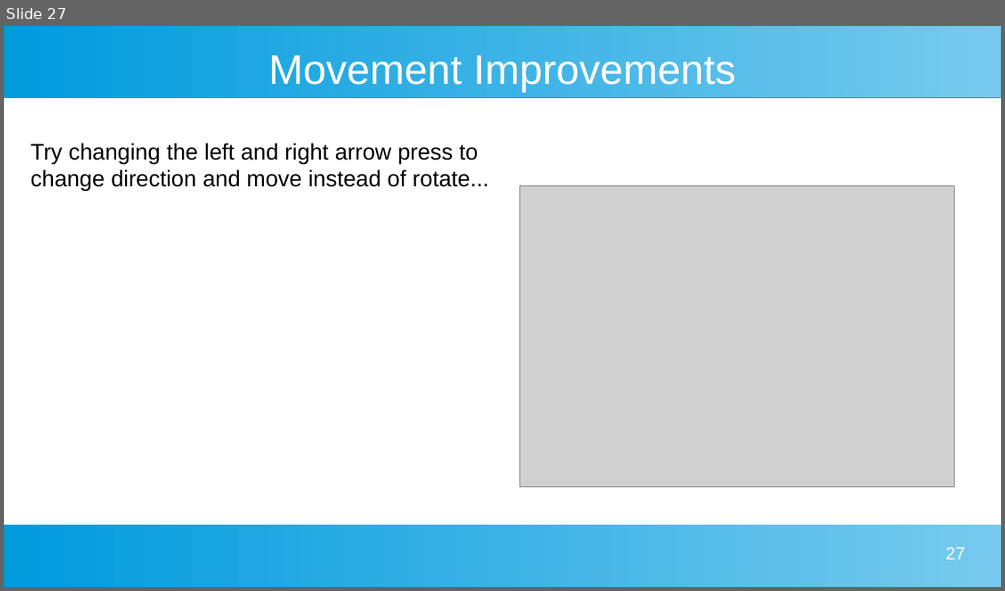
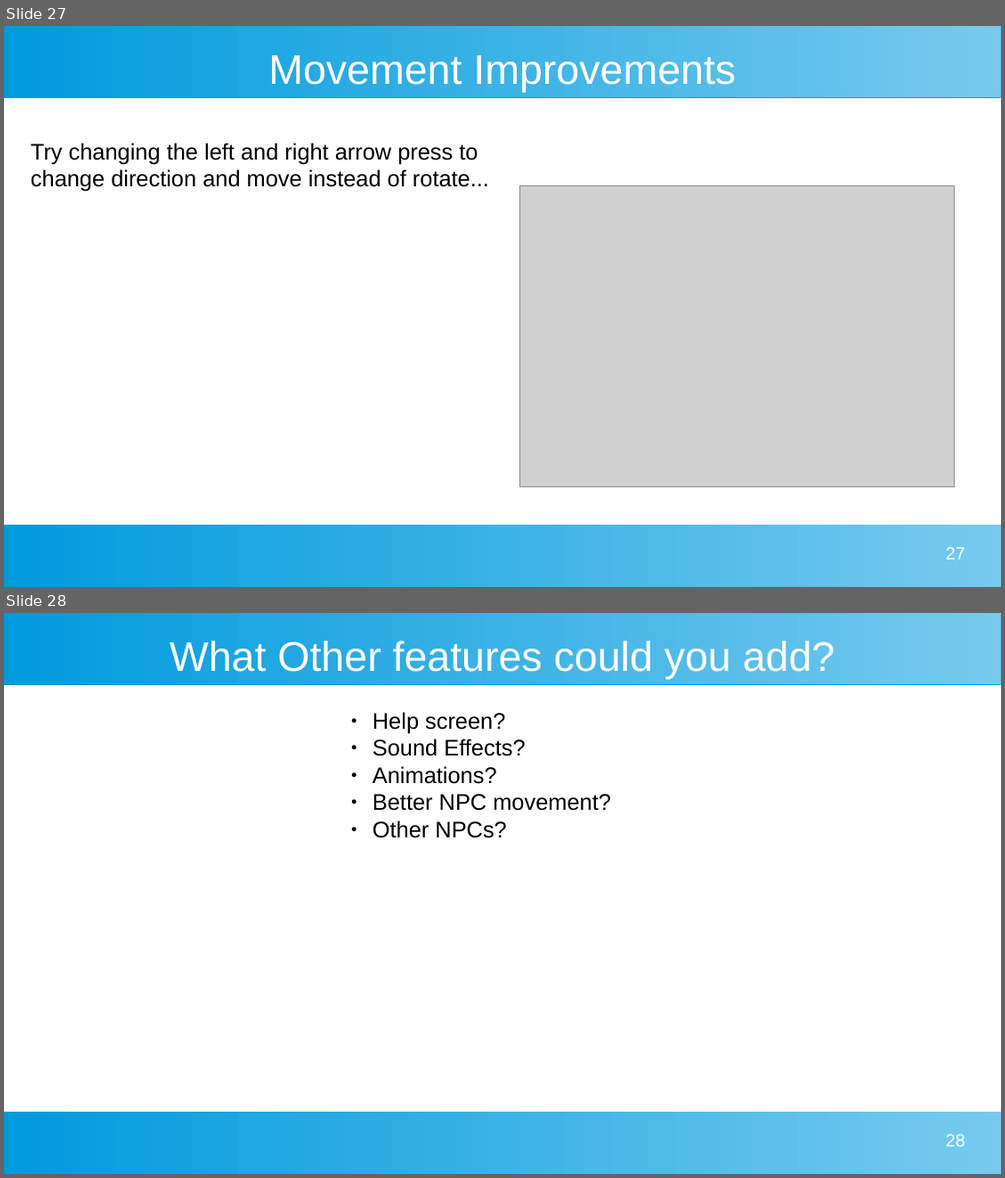
Before and after one commit to 0lzi/computing-club, a slide deck: 05-scratch-game/Scratch-Game-from-Scratch.odp. Shown one above the other, each under a label of ours: slide 27 before the commit, slides 27 and 28 after it. The pictures are 1005x591 and 1005x1178 pixels, drawn with LibreOffice and Linux fonts; fonts in the diff are those of the drawing; grey boxes stand for pictures. Boxes give left, top, right and bottom in pixels: in the first picture for what was removed or moved away, otherwise in the second. Text is boxed around its words. In the diff, an @@ line names an element or a change of style, - is before the commit and + after.

```diff
--- a/05-scratch-game/Scratch-Game-from-Scratch.odp
+++ b/05-scratch-game/Scratch-Game-from-Scratch.odp
@@ slide 28 added at (x1=4, y1=613, x2=1001, y2=1174), background #FFFFFF; not listed: 2 template elements that a slide beside it also shows @@
@@ title added at (x1=170, y1=641, x2=835, y2=679), 33 pt, text #FFFFFF @@
+What Other features could you add?
@@ text added at (x1=372, y1=712, x2=611, y2=838), 18 pt, text #000000 @@
+● Help screen?
+● Sound Effects?
+● Animations?
+● Better NPC movement?
+● Other NPCs?
@@ page number added at (x1=946, y1=1134, x2=965, y2=1146), 14 pt, text #FFFFFF @@
+28
```
Also in this commit, not shown: 2 other files.
